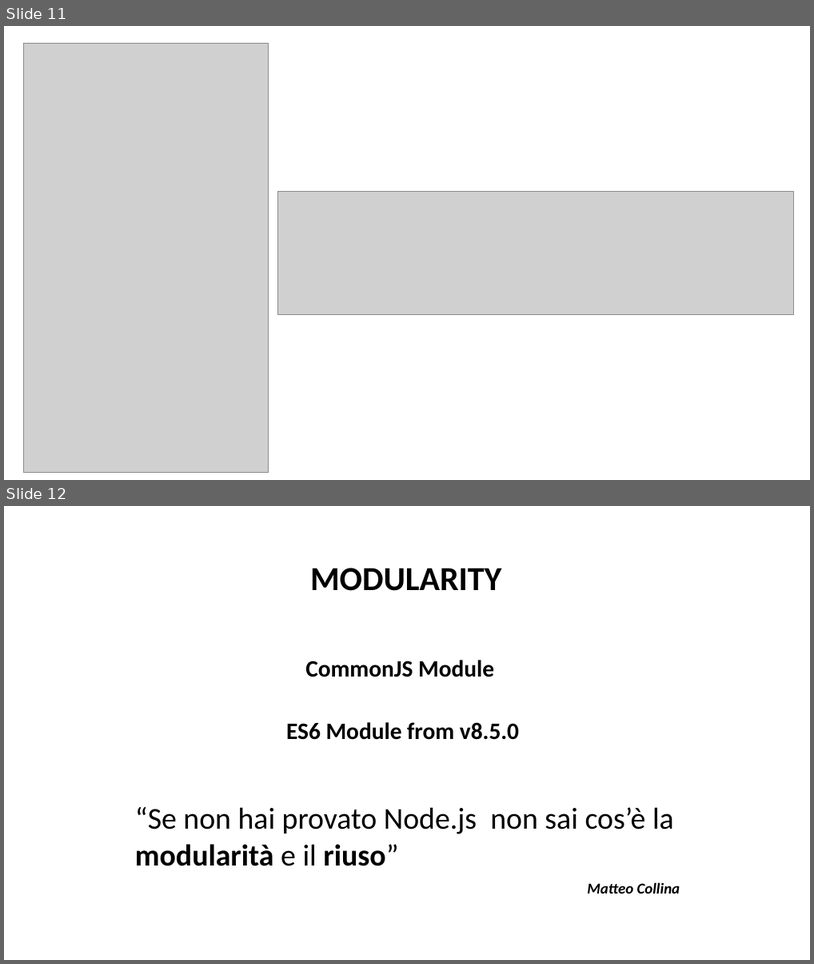
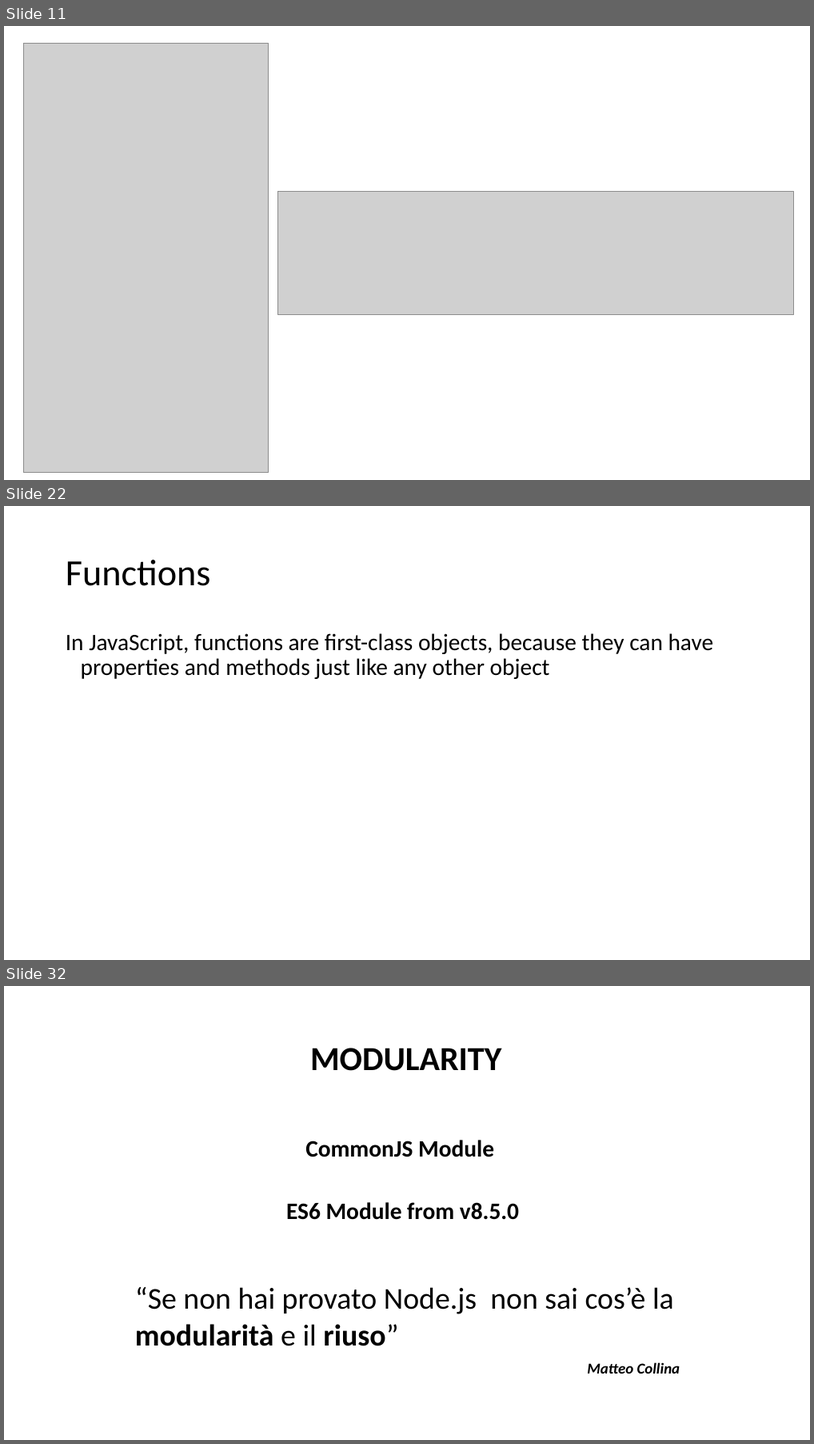
Before and after one commit to NickNaso/nodejs-tsw-2017, a slide deck: slides/nodejs-from-zero-to-hero.pptx. Shown one above the other, each under a label of ours: slides 11 and 12 before the commit, slides 11, 22 and 32 after it; the slides between them are not shown. The pictures are 814x964 and 814x1444 pixels, drawn with LibreOffice and Linux fonts; fonts in the diff are those of the drawing; grey boxes stand for pictures. Boxes give left, top, right and bottom in pixels: in the first picture for what was removed or moved away, otherwise in the second. Text is boxed around its words. In the diff, an @@ line names an element or a change of style, - is before the commit and + after.

```diff
--- a/slides/nodejs-from-zero-to-hero.pptx
+++ b/slides/nodejs-from-zero-to-hero.pptx
@@ slide 22 added at (4, 506, 810, 960), background #FFFFFF @@
@@ title added at (66, 560, 211, 586), 44 pt, text #000000 @@
+Functions
@@ text added at (66, 633, 714, 679), 28 pt, text #000000 @@
+In JavaScript, functions are first-class objects, because they can have properties and methods just like any other object
@@ what was slide 12 is now slide 32 @@
```
Also in this commit, not shown: 19 other slides added, 33 other files.
